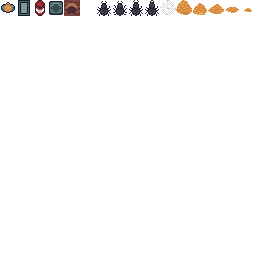
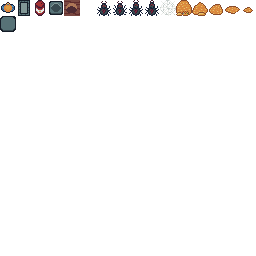
Revision of a layered 256px x 256px image; what changed, layer by layer:
painted on "Layer 2" over [0, 0, 253, 32]
